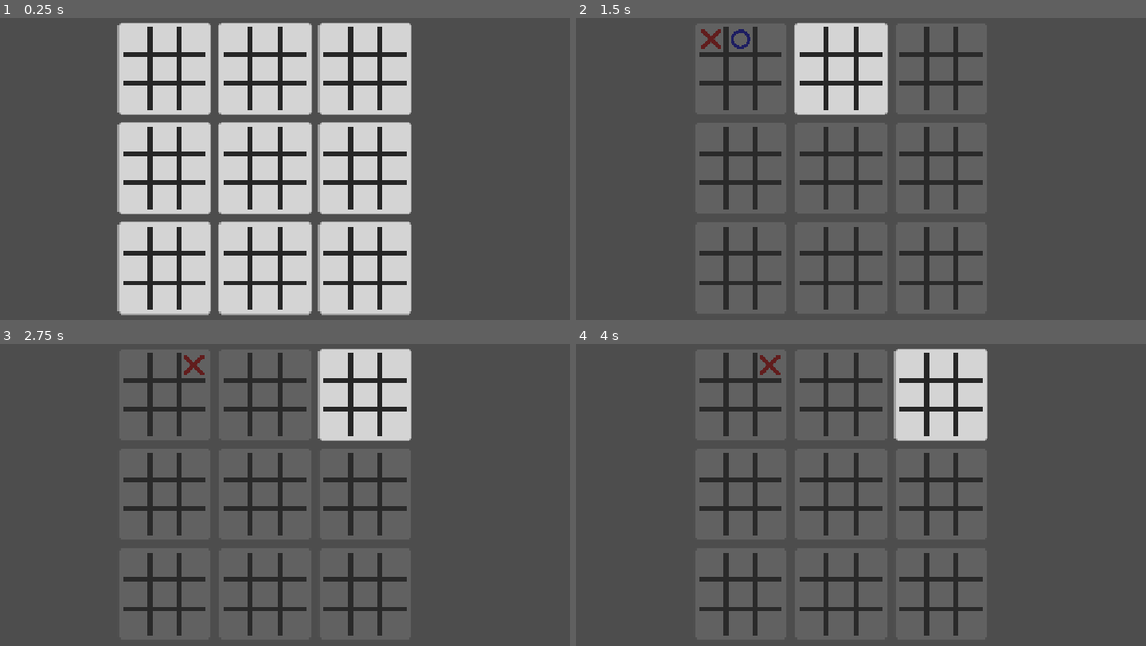
Above: before the commit, frames 1-4 (two rows, left to right).
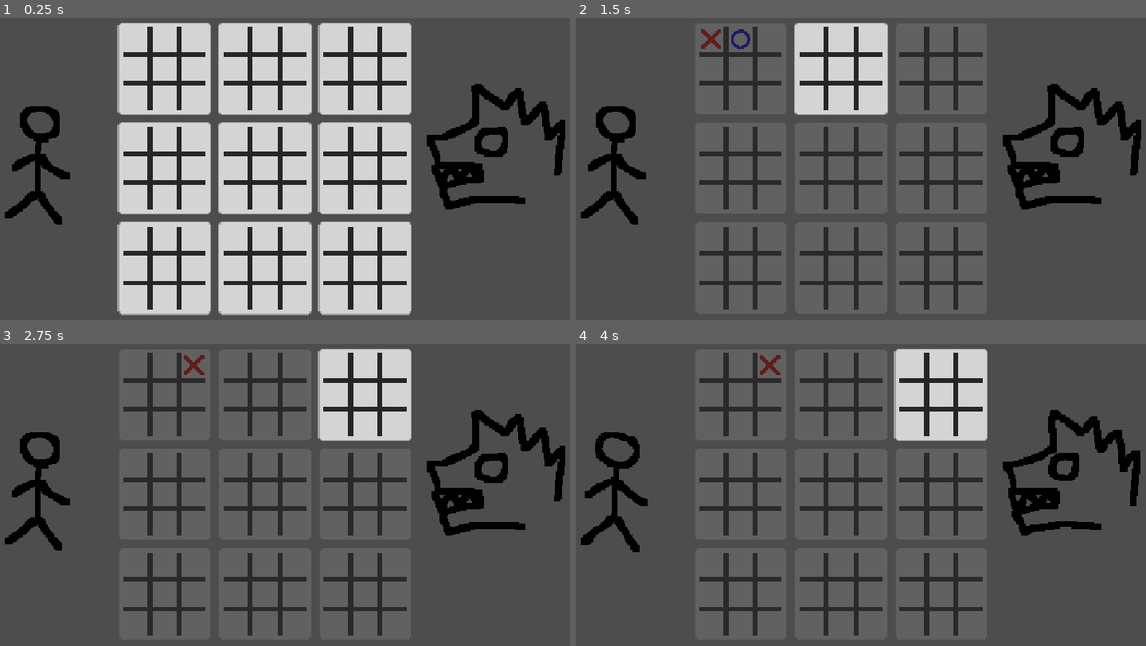
Above: after the commit, the same moments.

Repository: BecquerelBoy/MegaMorpion
Game: Godot game, scene res://Scene/main.tscn
Two runs of this game, one before a commit and one after it. Both use one fixed random seed, a clock stepped at 60 frames per second and the inputs below.
Inputs (mouse positions are in pixels of both pictures, inside the frame that each line leads up to):
- Up to frame 1 (0.25 s): no input
- Up to frame 2 (1.5 s): tap Enter (ui_accept) at 0.5 s; drag from (712, 39) to (769, 99) at 0.52 s; drag from (741, 39) to (809, 238) at 1.27 s
- Up to frame 3 (2.75 s): tap Enter (ui_accept) at 2 s; move the mouse to (193, 365) at 2.02 s; click (193, 365) at 2.17 s
- Up to frame 4 (4 s): drag from (712, 395) to (872, 365) at 2.77 s; drag from (741, 395) to (872, 365) at 3.52 s

The runs differ from the first frame. In frame 1, 4.1% of the frame differs, in the area x 0-100%, y 21-69%; in frame 2, 4.1%; in frame 3, 4.1%; in frame 4, 4.1%.

Commit message:
added animation + minor fixes

Diff:
--- a/mega-morpion/Scene/main.tscn
+++ b/mega-morpion/Scene/main.tscn
@@ -1,7 +1,39 @@
-[gd_scene load_steps=3 format=3 uid="uid://dyjx3iwwvrndi"]
+[gd_scene load_steps=9 format=3 uid="uid://dyjx3iwwvrndi"]
 
 [ext_resource type="Script" uid="uid://blkpgpfit5upc" path="res://Script/main.gd" id="1_sblpm"]
 [ext_resource type="PackedScene" uid="uid://c3ohjeua6j723" path="res://Scene/GrandCase1.tscn" id="2_r34rm"]
+[ext_resource type="Texture2D" uid="uid://gnl8t401bjfo" path="res://Asset/Anim/You/You_anim_0001.png" id="3_1xcnr"]
+[ext_resource type="Texture2D" uid="uid://ccsuelb5y18vd" path="res://Asset/Anim/You/You_anim_0002.png" id="4_ow1sv"]
+[ext_resource type="Texture2D" uid="uid://388ltc8ihnjc" path="res://Asset/Anim/Dragon/dragon_anim_0001.png" id="5_75buv"]
+[ext_resource type="Texture2D" uid="uid://cw4obwr2unl3x" path="res://Asset/Anim/Dragon/dragon_anim_0002.png" id="6_c2iwn"]
+
+[sub_resource type="SpriteFrames" id="SpriteFrames_3pt4j"]
+animations = [{
+"frames": [{
+"duration": 1.0,
+"texture": ExtResource("3_1xcnr")
+}, {
+"duration": 1.0,
+"texture": ExtResource("4_ow1sv")
+}],
+"loop": true,
+"name": &"default",
+"speed": 5.0
+}]
+
+[sub_resource type="SpriteFrames" id="SpriteFrames_7y4ci"]
+animations = [{
+"frames": [{
+"duration": 1.0,
+"texture": ExtResource("5_75buv")
+}, {
+"duration": 1.0,
+"texture": ExtResource("6_c2iwn")
+}],
+"loop": true,
+"name": &"default",
+"speed": 5.0
+}]
 
 [node name="Main" type="Node2D"]
 script = ExtResource("1_sblpm")
@@ -44,3 +76,17 @@
 [node name="GrandeCase9" parent="GrandeGrille" instance=ExtResource("2_r34rm")]
 position = Vector2(181, 181)
 scale = Vector2(0.29427317, 0.29427317)
+
+[node name="Characters" type="Node2D" parent="."]
+
+[node name="You" type="AnimatedSprite2D" parent="Characters"]
+position = Vector2(-385.00003, 1)
+scale = Vector2(2.296875, 2.296875)
+sprite_frames = SubResource("SpriteFrames_3pt4j")
+frame_progress = 0.07075794
+
+[node name="dragon" type="AnimatedSprite2D" parent="Characters"]
+position = Vector2(402.99997, -9)
+scale = Vector2(2.296875, 2.296875)
+sprite_frames = SubResource("SpriteFrames_7y4ci")
+frame_progress = 0.19913895
--- a/mega-morpion/Script/grand_case_1.gd
+++ b/mega-morpion/Script/grand_case_1.gd
@@ -18,6 +18,7 @@
 var grande_case_number = 0  # Numéro de cette grande case (1-9)
 var preview_symbol = null  # Symbole de prévisualisation
 var current_hovered_case = null  # Case actuellement survolée
+var winner_scale = 7 # Scale de la case gagné
 
 func _ready():
 	# Déterminer le numéro de cette grande case
@@ -165,7 +166,7 @@
 		victory_symbol = blue_circle.duplicate()
 
 	# Agrandir le symbole
-	victory_symbol.scale = Vector2(3, 3)
+	victory_symbol.scale = Vector2(winner_scale, winner_scale)
 	victory_symbol.visible = true
 	victory_symbol.position = Vector2.ZERO
 
--- a/mega-morpion/Script/main.gd
+++ b/mega-morpion/Script/main.gd
@@ -1,4 +1,7 @@
 extends Node2D
+
+@onready var you: AnimatedSprite2D = $Characters/You
+@onready var dragon: AnimatedSprite2D = $Characters/dragon
 
 # Références aux grandes cases
 var grandes_cases = []
@@ -10,6 +13,9 @@
 var game_over = false
 
 func _ready():
+	you.play("default")
+	dragon.play("default")
+
 	# Récupérer toutes les grandes cases
 	for i in range(1, 10):
 		var grande_case = get_node("GrandeGrille/GrandeCase" + str(i))
Binary file added: mega-morpion/Asset/Anim/Dragon/dragon_anim_0001.png
Not shown, added: mega-morpion/Asset/Anim/Dragon/dragon_anim_0001.png.import
Binary file added: mega-morpion/Asset/Anim/Dragon/dragon_anim_0002.png
Not shown, added: mega-morpion/Asset/Anim/Dragon/dragon_anim_0002.png.import
Binary file added: mega-morpion/Asset/Anim/You/You_anim_0001.png
Not shown, added: mega-morpion/Asset/Anim/You/You_anim_0001.png.import
Binary file added: mega-morpion/Asset/Anim/You/You_anim_0002.png
Not shown, added: mega-morpion/Asset/Anim/You/You_anim_0002.png.import
